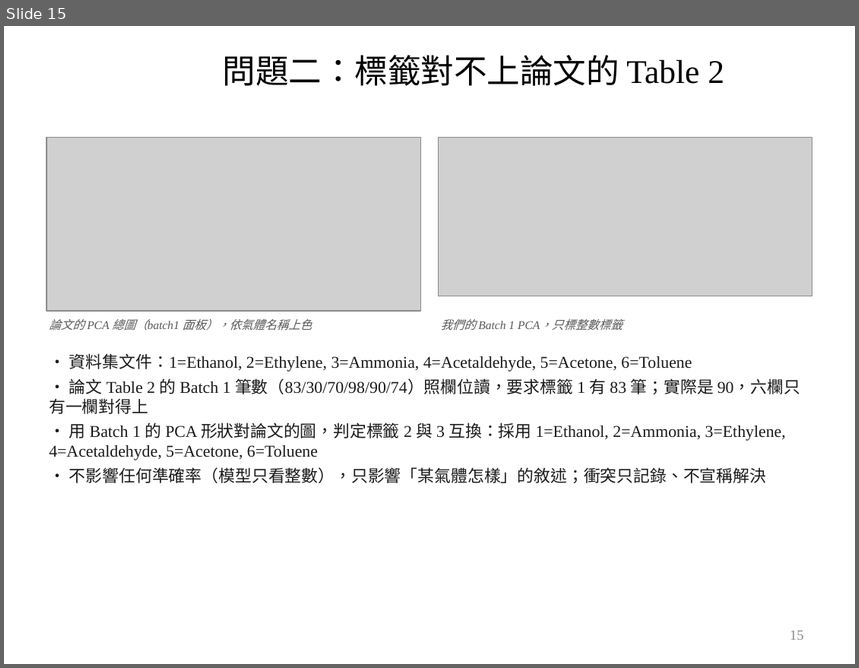
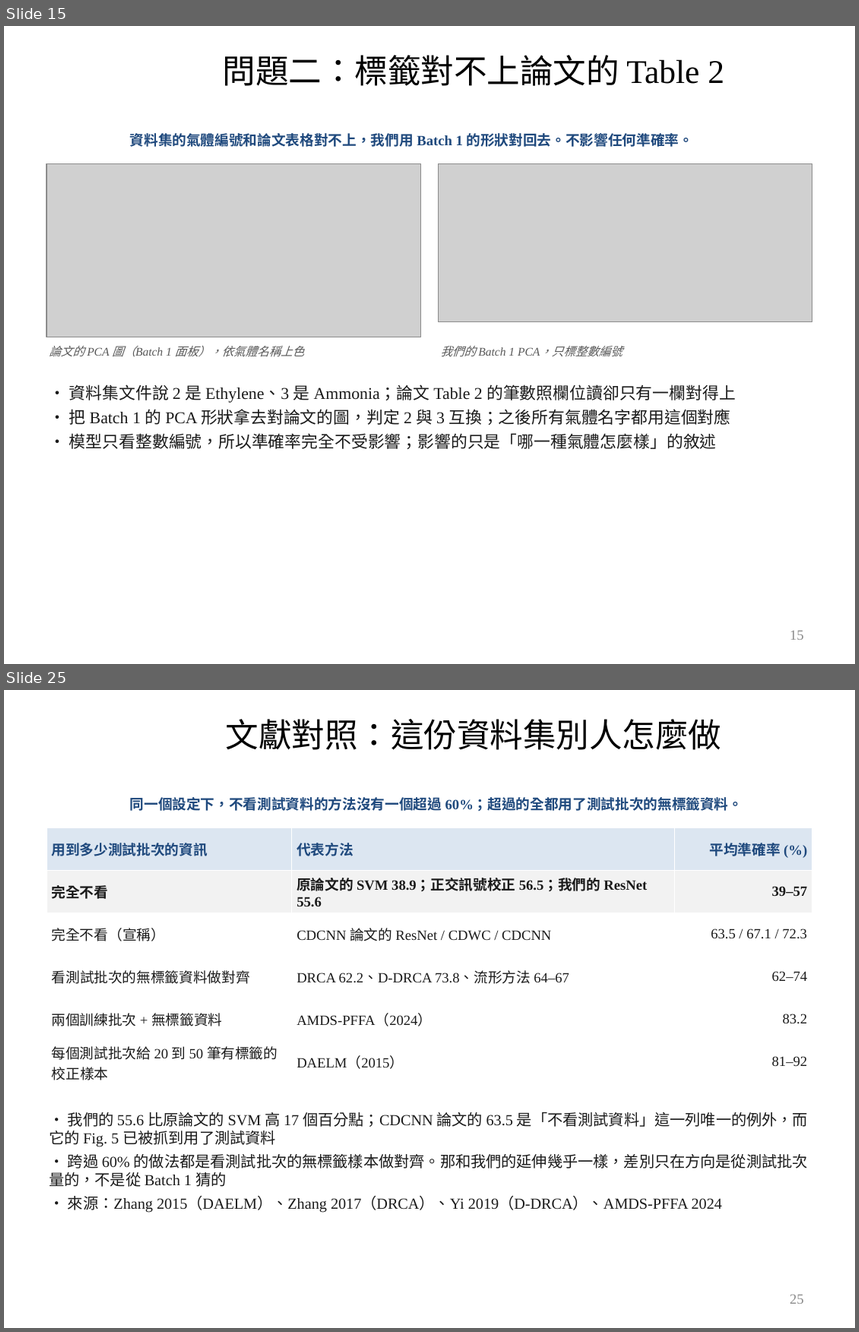
Before and after one commit to wintera1233/cdcnn, a slide deck: reports/09-22-merged.pptx. Shown one above the other, each under a label of ours: slide 15 before the commit, slides 15 and 25 after it; the slides between them are not shown. The pictures are 859x668 and 859x1332 pixels, drawn with LibreOffice and Linux fonts; fonts in the diff are those of the drawing; grey boxes stand for pictures; background and template pictures are left out. Boxes give left, top, right and bottom in pixels: in the first picture for what was removed or moved away, otherwise in the second. Text is boxed around its words. In the diff, an @@ line names an element or a change of style, - is before the commit and + after.

```diff
--- a/reports/09-22-merged.pptx
+++ b/reports/09-22-merged.pptx
@@ slide 25 added at [4,690,855,1328], background picture (left out) @@
@@ title added at [226,719,721,750], 28 pt, text #000000 @@
+文獻對照：這份資料集別人怎麼做
@@ text added at [130,797,743,811], 12 pt, text #1F497D, bold @@
+同一個設定下，不看測試資料的方法沒有一個超過 60%；超過的全都用了測試批次的無標籤資料。
@@ table added at [47,828,813,1084], 6 rows, 3 columns @@
+用到多少測試批次的資訊 | 代表方法 | 平均準確率 (%)
+完全不看 | 原論文的 SVM 38.9；正交訊號校正 56.5；我們的 ResNet 55.6 | 39–57
+完全不看（宣稱） | CDCNN 論文的 ResNet / CDWC / CDCNN | 63.5 / 67.1 / 72.3
+看測試批次的無標籤資料做對齊 | DRCA 62.2、D-DRCA 73.8、流形方法 64–67 | 62–74
+兩個訓練批次 + 無標籤資料 | AMDS-PFFA（2024） | 83.2
+每個測試批次給 20 到 50 筆有標籤的校正樣本 | DAELM（2015） | 81–92
@@ text added at [49,1113,808,1213], 13 pt, text #1A1A1A @@
+• 我們的 55.6 比原論文的 SVM 高 17 個百分點；CDCNN 論文的 63.5 是「不看測試資料」這一列唯一的例外，而它的 Fig. 5 已被抓到用了測試資料
+• 跨過 60% 的做法都是看測試批次的無標籤樣本做對齊。那和我們的延伸幾乎一樣，差別只在方向是從測試批次量的，不是從 Batch 1 猜的
+• 來源：Zhang 2015（DAELM）、Zhang 2017（DRCA）、Yi 2019（D-DRCA）、AMDS-PFFA 2024
@@ page number added at [790,1295,804,1304], 12 pt, text #8C8C8C @@
+25
@@ slide 15 changed as well @@
@@ text added at [130,133,693,147], 12 pt, text #1F497D, bold @@
+資料集的氣體編號和論文表格對不上，我們用 Batch 1 的形狀對回去。不影響任何準確率。
@@ picture: place and size @@
-picture at [47,138,421,311]
+picture at [47,164,421,338]
@@ picture: place and size @@
-picture at [438,138,813,296]
+picture at [438,164,813,322]
@@ text at [49,346,304,357]: text changed @@
-論文的 PCA 總圖（batch1 面板），依氣體名稱上色
+論文的 PCA 圖（Batch 1 面板），依氣體名稱上色
@@ text at [441,346,623,357]: text changed @@
-我們的 Batch 1 PCA，只標整數標籤
+我們的 Batch 1 PCA，只標整數編號
@@ text at [69,385,735,449]: text changed @@
-• 資料集文件：1=Ethanol, 2=Ethylene, 3=Ammonia, 4=Acetaldehyde, 5=Acetone, 6=Toluene
-• 論文 Table 2 的 Batch 1 筆數（83/30/70/98/90/74）照欄位讀，要求標籤 1 有 83 筆；實際是 90，六欄只有一欄對得上
-• 用 Batch 1 的 PCA 形狀對論文的圖，判定標籤 2 與 3 互換：採用 1=Ethanol, 2=Ammonia, 3=Ethylene, 4=Acetaldehyde, 5=Acetone, 6=Toluene
-• 不影響任何準確率（模型只看整數），只影響「某氣體怎樣」的敘述；衝突只記錄、不宣稱解決
+• 資料集文件說 2 是 Ethylene、3 是 Ammonia；論文 Table 2 的筆數照欄位讀卻只有一欄對得上
+• 把 Batch 1 的 PCA 形狀拿去對論文的圖，判定 2 與 3 互換；之後所有氣體名字都用這個對應
+• 模型只看整數編號，所以準確率完全不受影響；影響的只是「哪一種氣體怎麼樣」的敘述
```
Also in this commit, not shown: 8 other slides changed, 5 other slides added, 8 slides removed, 1 other file.
